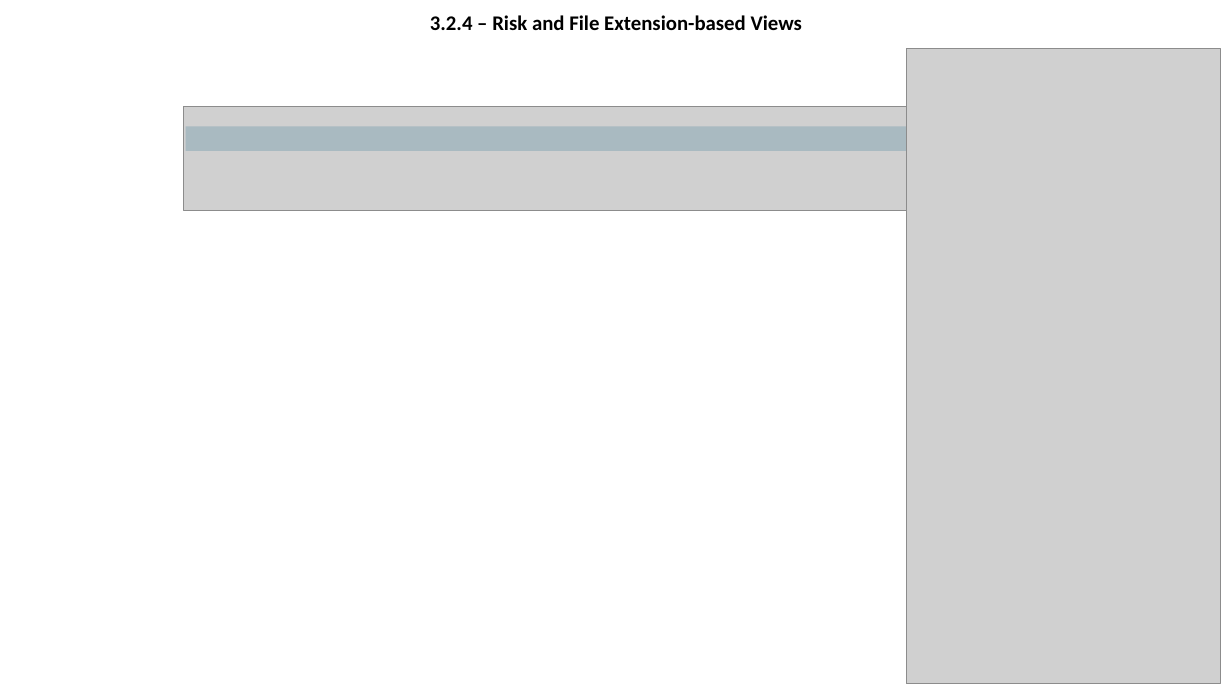
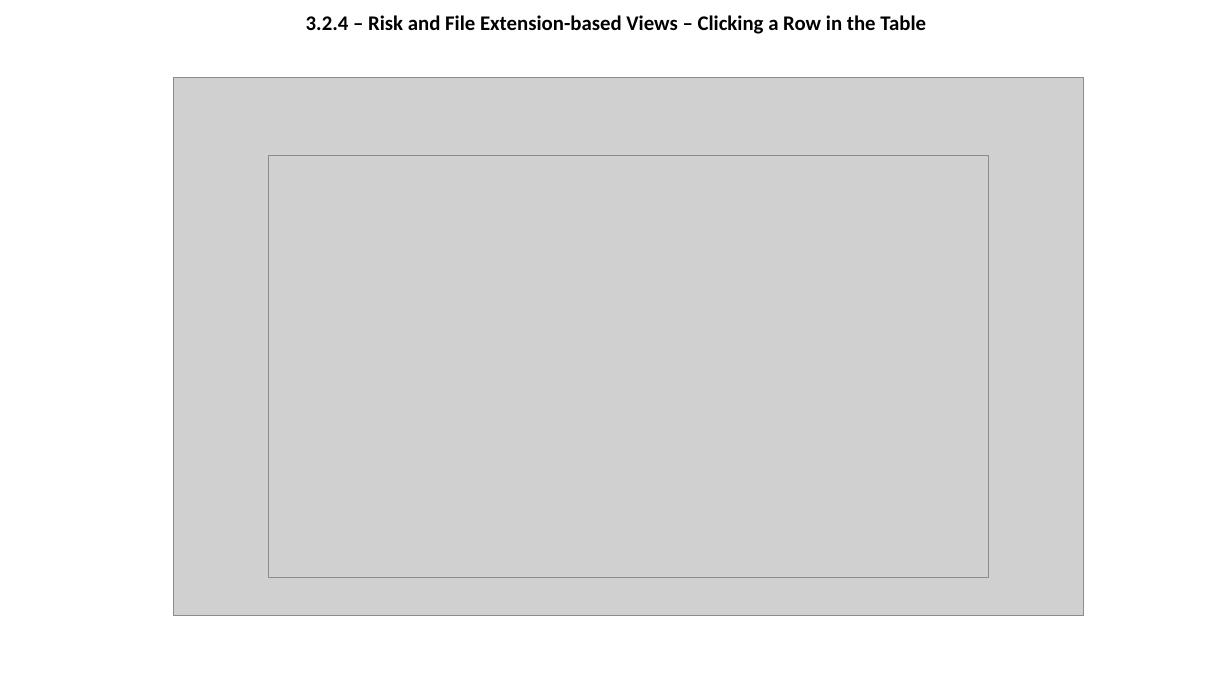
Before and after one commit to olegtaranenko/icap-management-ui-1, a slide deck: slide 12 of design/wireframe.pptx (slide 9 before the commit). Drawn at 1232x693 pixels with LibreOffice and Linux fonts; fonts in the diff are those of the drawing; grey boxes stand for pictures; background and template pictures are left out. Boxes give left, top, right and bottom in pixels: in the first picture for what was removed or moved away, otherwise in the second. Text is boxed around its words. In the diff, an @@ line names an element or a change of style, - is before the commit and + after.

```diff
--- a/design/wireframe.pptx
+++ b/design/wireframe.pptx
@@ title at box(306, 15, 926, 34): text changed @@
-3.2.4 – Risk and File Extension-based Views
+3.2.4 – Risk and File Extension-based Views – Clicking a Row in the Table
@@ picture removed at box(907, 49, 1221, 684) @@
@@ picture added at box(173, 78, 1084, 616) @@
@@ picture removed at box(184, 106, 1199, 211) @@
@@ rectangle removed at box(186, 127, 907, 152) @@
@@ picture added at box(268, 155, 989, 578) @@
```
Also in this commit, not shown: 13 other slides changed, 7 slides added, 1 slide removed.
